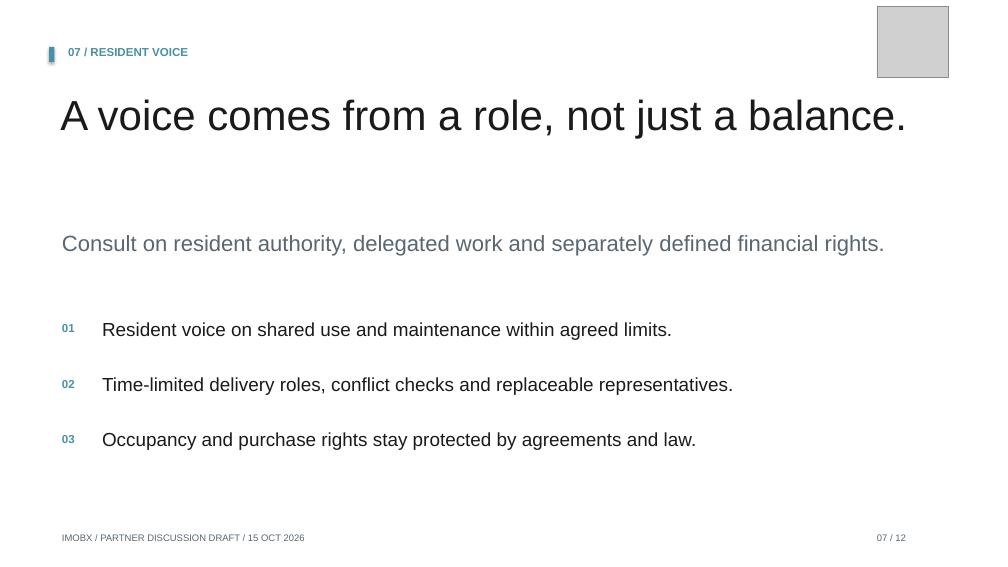
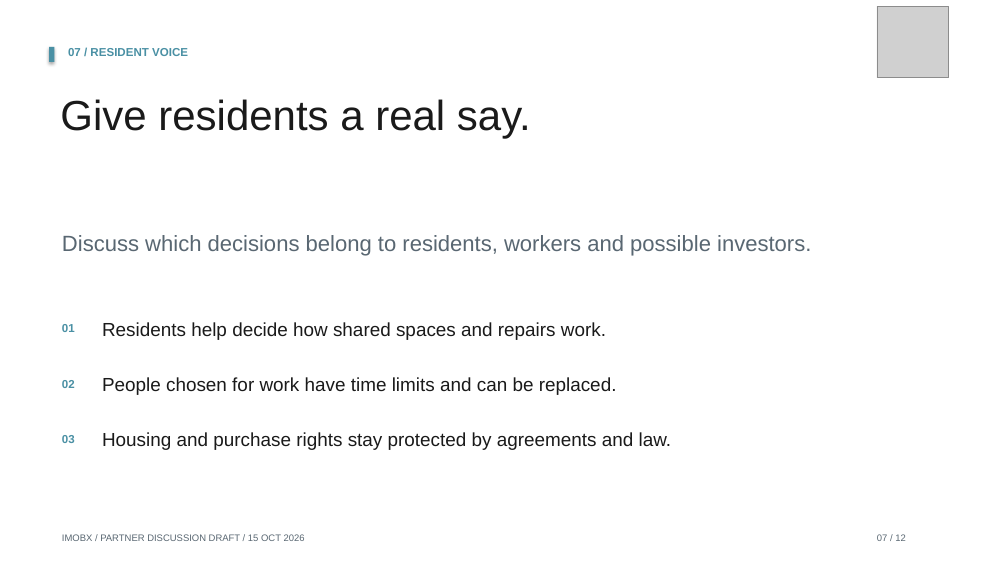
Before and after one commit to Siah-kin/imobx-website, a slide deck: slide 7 of pitchdeck.pptx. Drawn at 1008x567 pixels with LibreOffice and Linux fonts; fonts in the diff are those of the drawing; grey boxes stand for pictures. Boxes give left, top, right and bottom in pixels: in the first picture for what was removed or moved away, otherwise in the second. Text is boxed around its words. In the diff, an @@ line names an element or a change of style, - is before the commit and + after.

Commit message:
Explain the housing and DAO model in everyday language

```diff
--- a/pitchdeck.pptx
+++ b/pitchdeck.pptx
@@ text at box(60, 99, 531, 138): text changed @@
-A voice comes from a role, not just a balance.
+Give residents a real say.
@@ text at box(62, 235, 811, 256): text changed @@
-Consult on resident authority, delegated work and separately defined financial rights.
+Discuss which decisions belong to residents, workers and possible investors.
@@ text at box(102, 322, 606, 340): text changed @@
-Resident voice on shared use and maintenance within agreed limits.
+Residents help decide how shared spaces and repairs work.
@@ text at box(102, 377, 617, 395): text changed @@
-Time-limited delivery roles, conflict checks and replaceable representatives.
+People chosen for work have time limits and can be replaced.
@@ text at box(102, 432, 672, 450): text changed @@
-Occupancy and purchase rights stay protected by agreements and law.
+Housing and purchase rights stay protected by agreements and law.
```
Also in this commit, not shown: 11 other slides changed, 26 other files.
